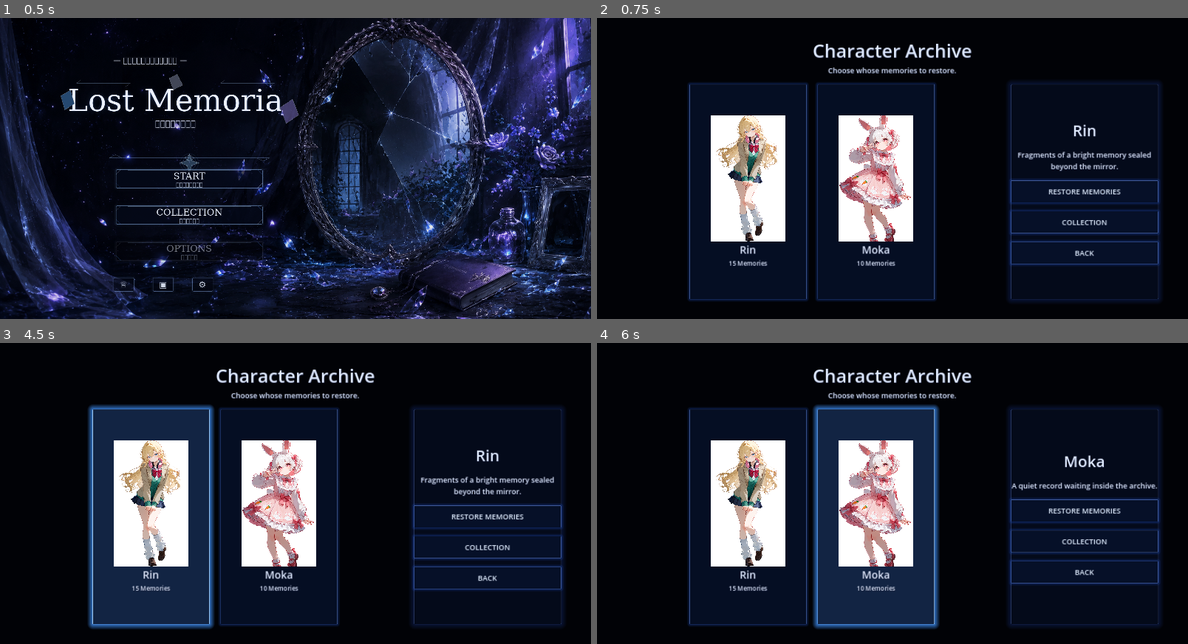
Above: before the commit, frames 1-4 (two rows, left to right).
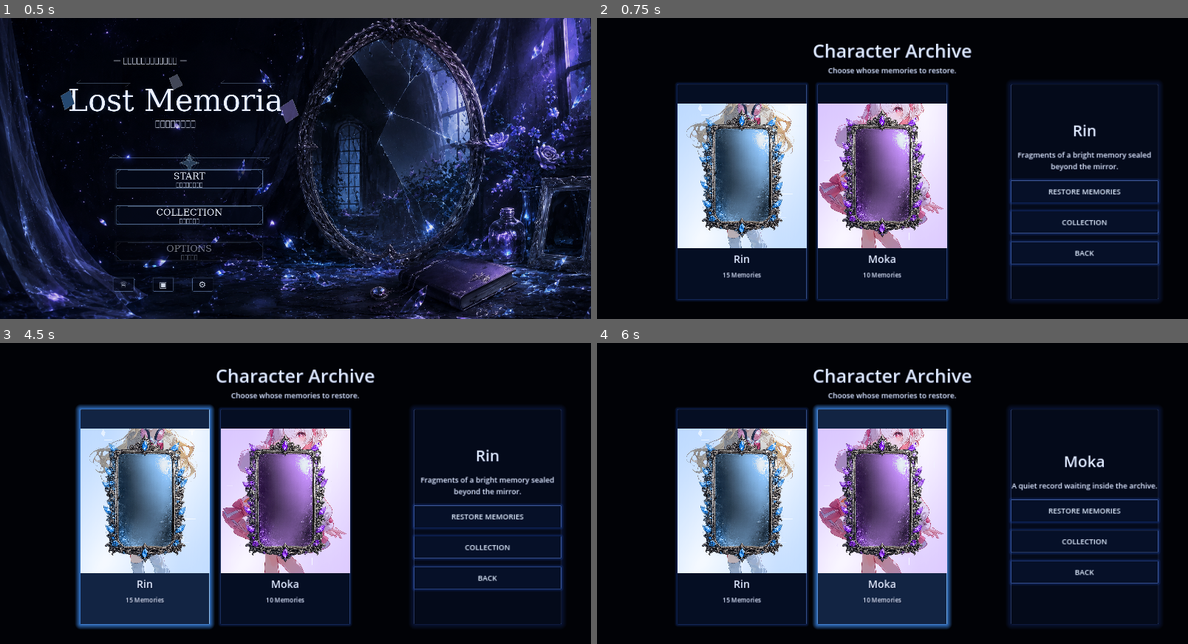
Above: after the commit, the same moments.

Repository: uzupiyo/Lost-Memoria
Game: Godot game, scene res://scenes/title/title.tscn
Two runs of this game, one before a commit and one after it. Both use one fixed random seed, a clock stepped at 60 frames per second and the inputs below.
Inputs (mouse positions are in pixels of both pictures, inside the frame that each line leads up to):
- Up to frame 1 (0.5 s): no input
- Up to frame 2 (0.75 s): click (786, 177) at 0.5 s
- Up to frame 3 (4.5 s): click "RESTORE MEMORIES" at 1.25 s; click "BACK TO CHARACTER SELECT" at 2 s; click "BACK" at 2.75 s; click (189, 502) at 3.5 s; click (153, 517) at 4.27 s
- Up to frame 4 (6 s): click (744, 517) at 5.02 s; click (874, 517) at 5.77 s

Frame 1 is identical in both runs. In frame 2, 22% of the frame differs, in the area x 13-60%, y 21-95%; in frame 3, 23%; in frame 4, 23%, in the area x 13-60%, y 20-96%.

Commit message:
Layer portrait effect and frame on character select cards

Diff:
--- a/scripts/character_select.gd
+++ b/scripts/character_select.gd
@@ -29,53 +29,65 @@
 func _create_character_card(character_id: String) -> Button:
 	var data: Dictionary = GameState.get_character_data(character_id)
 	var button: Button = Button.new()
-	button.custom_minimum_size = Vector2(380, 560)
+	button.custom_minimum_size = Vector2(420, 620)
 	button.focus_mode = Control.FOCUS_NONE
 	button.text = ""
 	button.pressed.connect(_on_character_card_pressed.bind(character_id))
 
-	var container: VBoxContainer = VBoxContainer.new()
-	container.mouse_filter = Control.MOUSE_FILTER_IGNORE
-	container.set_anchors_preset(Control.PRESET_FULL_RECT)
-	container.alignment = BoxContainer.ALIGNMENT_CENTER
-	button.add_child(container)
+	var root: VBoxContainer = VBoxContainer.new()
+	root.mouse_filter = Control.MOUSE_FILTER_IGNORE
+	root.set_anchors_preset(Control.PRESET_FULL_RECT)
+	root.alignment = BoxContainer.ALIGNMENT_CENTER
+	root.add_theme_constant_override("separation", 12)
+	button.add_child(root)
+
+	var card_stack: Control = Control.new()
+	card_stack.custom_minimum_size = Vector2(350, 470)
+	card_stack.mouse_filter = Control.MOUSE_FILTER_IGNORE
+	root.add_child(card_stack)
 
 	var portrait: TextureRect = TextureRect.new()
-	portrait.custom_minimum_size = Vector2(320, 410)
 	portrait.mouse_filter = Control.MOUSE_FILTER_IGNORE
+	portrait.set_anchors_preset(Control.PRESET_FULL_RECT)
 	portrait.expand_mode = TextureRect.EXPAND_IGNORE_SIZE
-	portrait.stretch_mode = TextureRect.STRETCH_KEEP_ASPECT_CENTERED
-	portrait.texture = _load_character_portrait(character_id)
-	container.add_child(portrait)
+	portrait.stretch_mode = TextureRect.STRETCH_KEEP_ASPECT_COVERED
+	portrait.texture = _load_character_texture(character_id, "portrait")
+	card_stack.add_child(portrait)
+
+	var effect: TextureRect = TextureRect.new()
+	effect.mouse_filter = Control.MOUSE_FILTER_IGNORE
+	effect.set_anchors_preset(Control.PRESET_FULL_RECT)
+	effect.expand_mode = TextureRect.EXPAND_IGNORE_SIZE
+	effect.stretch_mode = TextureRect.STRETCH_KEEP_ASPECT_COVERED
+	effect.texture = _load_character_texture(character_id, "effect")
+	card_stack.add_child(effect)
+
+	var frame: TextureRect = TextureRect.new()
+	frame.mouse_filter = Control.MOUSE_FILTER_IGNORE
+	frame.set_anchors_preset(Control.PRESET_FULL_RECT)
+	frame.expand_mode = TextureRect.EXPAND_IGNORE_SIZE
+	frame.stretch_mode = TextureRect.STRETCH_KEEP_ASPECT_COVERED
+	frame.texture = _load_character_texture(character_id, "frame")
+	card_stack.add_child(frame)
 
 	var name_label: Label = Label.new()
 	name_label.mouse_filter = Control.MOUSE_FILTER_IGNORE
 	name_label.text = str(data.get("display_name", character_id))
 	name_label.horizontal_alignment = HORIZONTAL_ALIGNMENT_CENTER
 	name_label.add_theme_font_size_override("font_size", 34)
-	container.add_child(name_label)
+	root.add_child(name_label)
 
 	var count_label: Label = Label.new()
 	count_label.mouse_filter = Control.MOUSE_FILTER_IGNORE
 	count_label.text = "%d Memories" % GameState.get_still_ids_for_character(character_id).size()
 	count_label.horizontal_alignment = HORIZONTAL_ALIGNMENT_CENTER
 	count_label.add_theme_font_size_override("font_size", 20)
-	container.add_child(count_label)
+	root.add_child(count_label)
 
 	return button
 
-func _load_character_portrait(character_id: String) -> Texture2D:
-	var data: Dictionary = GameState.get_character_data(character_id)
-	var candidate_paths: Array[String] = []
-	var portrait_path: String = str(data.get("portrait_path", ""))
-	if not portrait_path.is_empty():
-		candidate_paths.append(portrait_path)
-	candidate_paths.append("res://assets/ui/characters/%s_portrait_card.webp" % character_id)
-	candidate_paths.append("res://assets/ui/characters/%s_portrait_card.png" % character_id)
-	candidate_paths.append("res://assets/ui/characters/%s_card.webp" % character_id)
-	candidate_paths.append("res://assets/ui/characters/%s_card.png" % character_id)
-	candidate_paths.append(_get_first_still_image_path(character_id))
-
+func _load_character_texture(character_id: String, texture_kind: String) -> Texture2D:
+	var candidate_paths: Array[String] = _get_character_asset_candidates(character_id, texture_kind)
 	var i: int = 0
 	while i < candidate_paths.size():
 		var path: String = candidate_paths[i]
@@ -85,6 +97,29 @@
 				return loaded as Texture2D
 		i += 1
 	return null
+
+func _get_character_asset_candidates(character_id: String, texture_kind: String) -> Array[String]:
+	var data: Dictionary = GameState.get_character_data(character_id)
+	var paths: Array[String] = []
+	match texture_kind:
+		"portrait":
+			paths.append(str(data.get("portrait_path", "")))
+			paths.append("res://assets/ui/characters/portraits/%s_portrait.webp" % character_id)
+			paths.append("res://assets/ui/characters/portraits/%s_portrait.png" % character_id)
+			paths.append("res://assets/ui/characters/portraits/%s.webp" % character_id)
+			paths.append("res://assets/ui/characters/portraits/%s.png" % character_id)
+			paths.append("res://assets/ui/characters/%s_portrait_card.webp" % character_id)
+			paths.append("res://assets/ui/characters/%s_portrait_card.png" % character_id)
+			paths.append(_get_first_still_image_path(character_id))
+		"frame":
+			paths.append(str(data.get("frame_path", "")))
+			paths.append("res://assets/ui/characters/frames/%s_frame.png" % character_id)
+			paths.append("res://assets/ui/characters/frames/%s_frame.webp" % character_id)
+		"effect":
+			paths.append(str(data.get("effect_path", "")))
+			paths.append("res://assets/ui/characters/effects/%s_effect.png" % character_id)
+			paths.append("res://assets/ui/characters/effects/%s_effect.webp" % character_id)
+	return paths
 
 func _get_first_still_image_path(character_id: String) -> String:
 	var still_ids: Array = GameState.get_still_ids_for_character(character_id)
